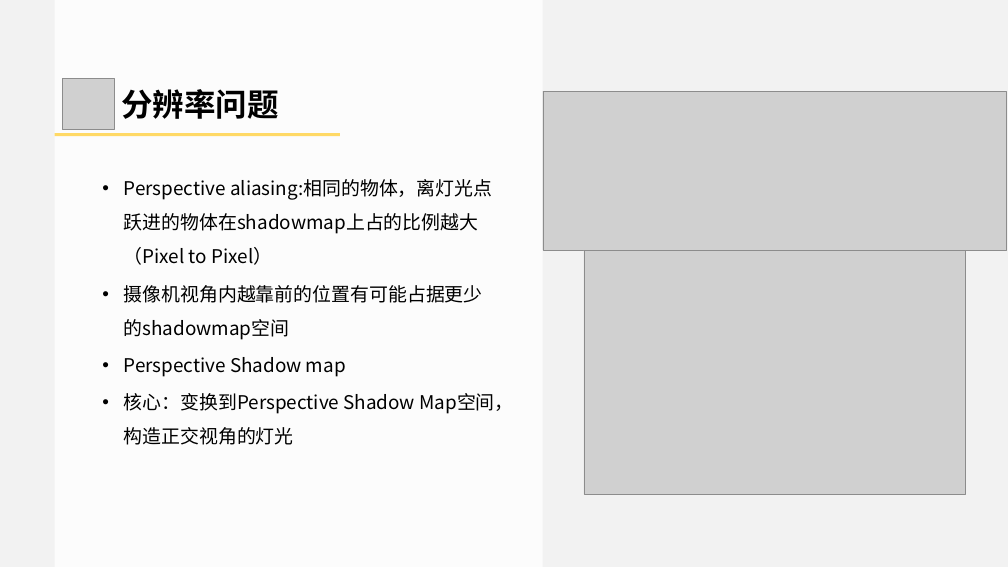
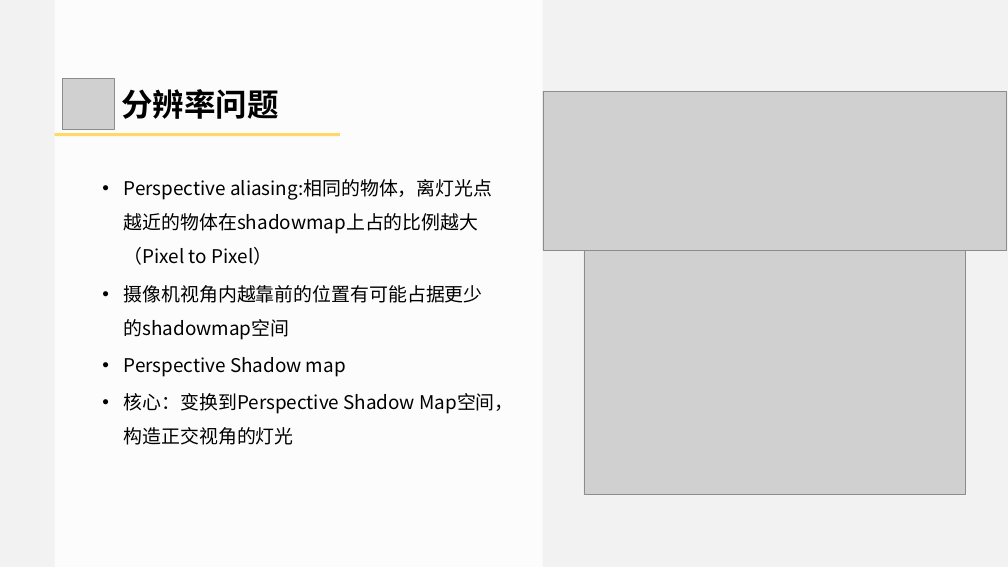
Before and after one commit to doomlover/KSGameEngineTutorials, a slide deck: slide 20 of PPTs/08.ShadowMapping.pptx. Drawn at 1008x567 pixels with LibreOffice and Linux fonts; fonts in the diff are those of the drawing; grey boxes stand for pictures. Boxes give left, top, right and bottom in pixels: in the first picture for what was removed or moved away, otherwise in the second. Text is boxed around its words. In the diff, an @@ line names an element or a change of style, - is before the commit and + after.

Commit message:
update 08 ppt

```diff
--- a/PPTs/08.ShadowMapping.pptx
+++ b/PPTs/08.ShadowMapping.pptx
@@ text at [124, 179, 492, 265]: text changed @@
-• Perspective aliasing:相同的物体，离灯光点跃进的物体在shadowmap上占的比例越大（Pixel to Pixel）
+• Perspective aliasing:相同的物体，离灯光点越近的物体在shadowmap上占的比例越大（Pixel to Pixel）
```
